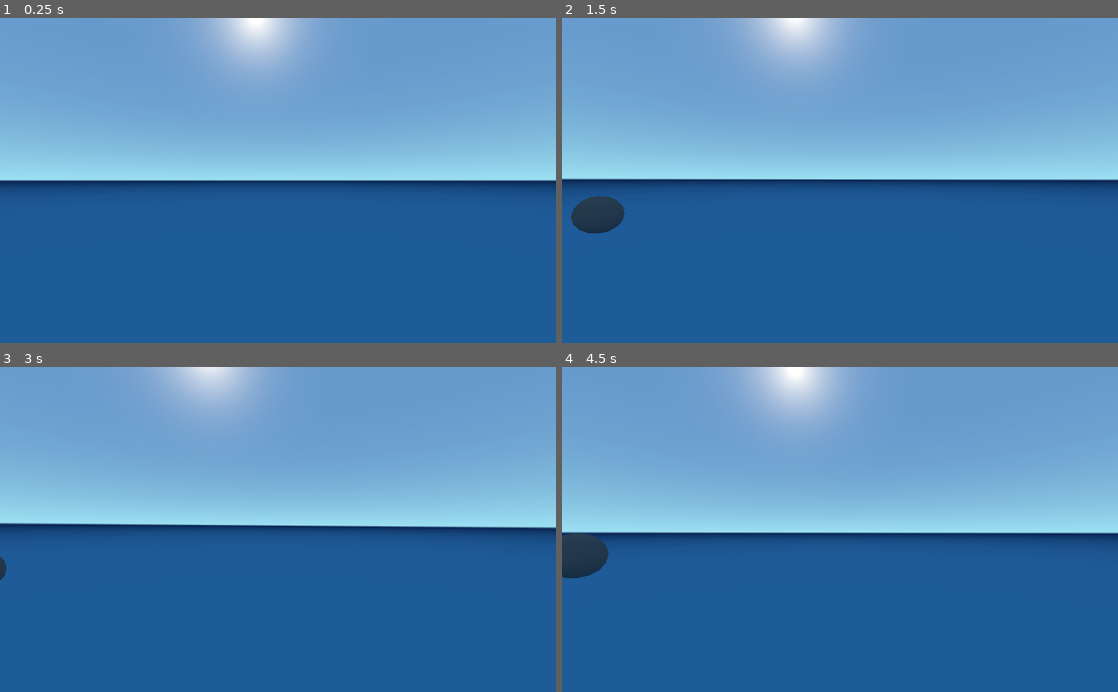
Above: before the commit, frames 1-4 (two rows, left to right).
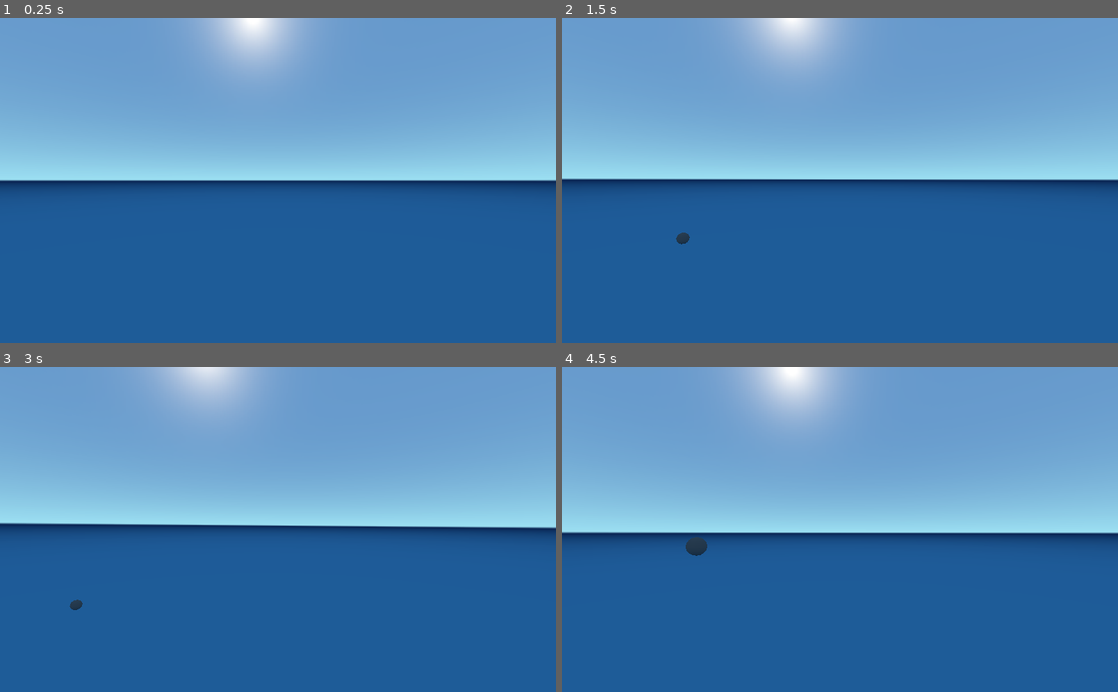
Above: after the commit, the same moments.

Repository: dmgarland/blooming
Game: Godot game, scene res://Main.tscn
Two runs of this game, one before a commit and one after it. Both use one fixed random seed, a clock stepped at 60 frames per second and the inputs below. Sound files missing from this copy of the repository are replaced by a short silence.
Inputs (mouse positions are in pixels of both pictures, inside the frame that each line leads up to):
- Up to frame 1 (0.25 s): no input
- Up to frame 2 (1.5 s): tap Enter at 0.5 s; move the mouse to (962, 164) at 0.52 s; hold Right 0.53-1.28 s; click (962, 164) at 0.67 s; tap Space at 1.25 s; move the mouse to (728, 196) at 1.27 s; hold Down from 1.28 s (still down); click (728, 196) at 1.42 s
- Up to frame 3 (3 s): tap Enter at 2 s; move the mouse to (333, 458) at 2.02 s; release Down at 2.03 s; hold Right 2.03-2.78 s; click (333, 458) at 2.17 s; tap Space at 2.75 s; move the mouse to (250, 594) at 2.77 s; hold Up from 2.78 s (still down); click (250, 594) at 2.92 s
- Up to frame 4 (4.5 s): tap Enter at 3.5 s; move the mouse to (1006, 578) at 3.52 s; release Up at 3.53 s; hold Left from 3.53 s (still down); click (1006, 578) at 3.67 s; tap Space at 4.25 s; move the mouse to (673, 480) at 4.27 s; click (673, 480) at 4.42 s

The runs differ from the first frame. In frame 2, 0.9% of the frame differs, in the area x 1-23%, y 54-70%; in frame 3, 0.1%; in frame 4, 1.1%, in the area x 0-27%, y 51-65%.

Commit message:
using the mouse position on the viewport to control pitch

Diff:
--- a/Main.gd
+++ b/Main.gd
@@ -5,6 +5,7 @@
 var cameraAngle = 0
 var maxNotes = 12
 var notes = 0
+var basePitch = 0
 
 # Called when the node enters the scene tree for the first time.
 func _ready():
@@ -13,11 +14,11 @@
 
 func playNote(index):
 	notes += 1
-	var pitch = r.randf_range(1.0, 3.0)
+	var randPitch = r.randf_range(-2.0, 2.0)
 
 	var note = Note.instance()
 	note.r = r
-	note.pitch = pitch
+	note.pitch = basePitch + randPitch
 	note.index = index
 	#add_child(note)
 	call_deferred("add_child", note)
@@ -29,9 +30,11 @@
 	if event is InputEventMouseMotion:
 		var offset = -deg2rad(event.relative.y) * 0.5
 		var newAngle = cameraAngle + offset
-		if newAngle > -50 and newAngle < 50:
+		if newAngle > -60 and newAngle < 60:
 			cameraAngle += offset
 			$World/Camera.rotate_x(deg2rad(offset))
+		basePitch = (((get_viewport().size.y - get_viewport().get_mouse_position().y) / get_viewport().size.y) - 0.5) * 15
+
 	if event is InputEventKey and event.pressed:
 		match event.scancode:
 			KEY_LEFT	:
--- a/Main.tscn
+++ b/Main.tscn
@@ -10,4 +10,4 @@
 [node name="World" type="Spatial" parent="."]
 
 [node name="Camera" type="Camera" parent="World"]
-transform = Transform( 0.995476, 0, -0.0950113, 0, 1, 0, 0.0950113, 0, 0.995476, 5.42208, 1.98552, 8.21722 )
+transform = Transform( 0.994149, 0, -0.108016, 0, 1, 0, 0.108016, 0, 0.994149, 5.42208, 1.98552, 14.0914 )
